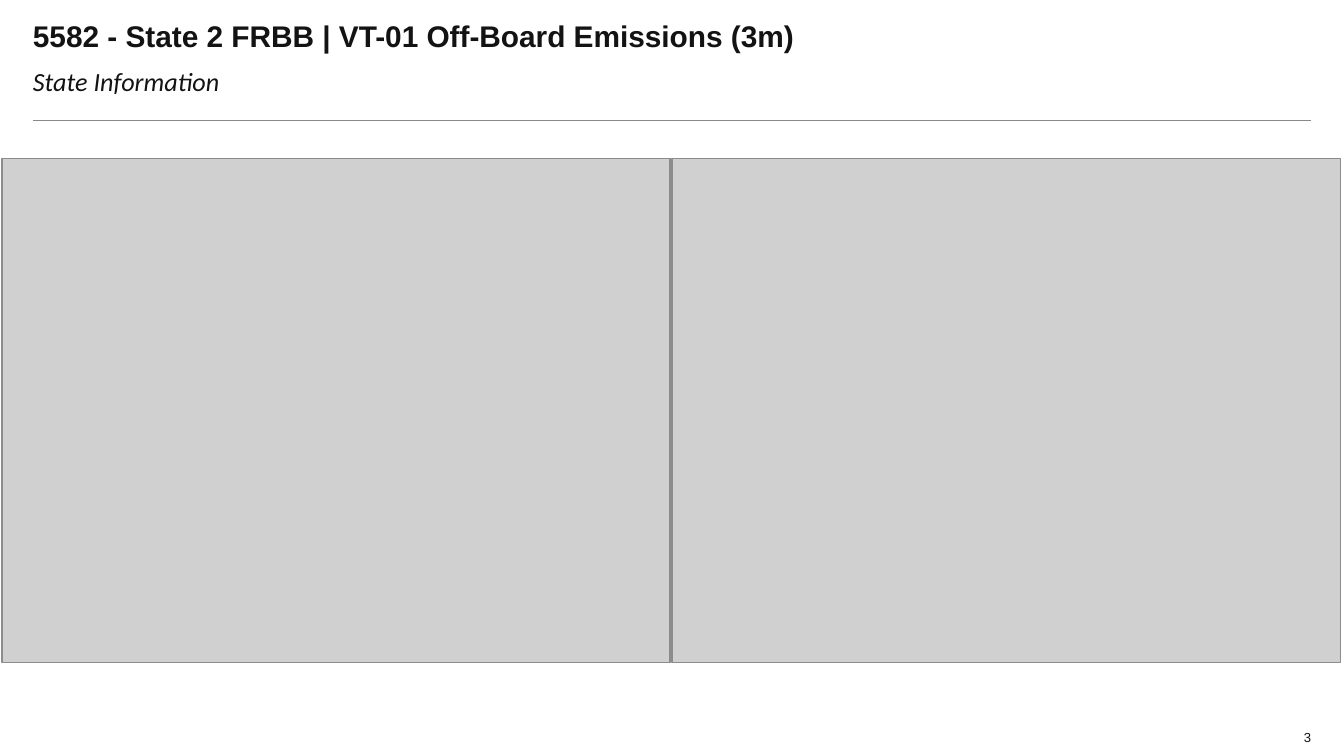
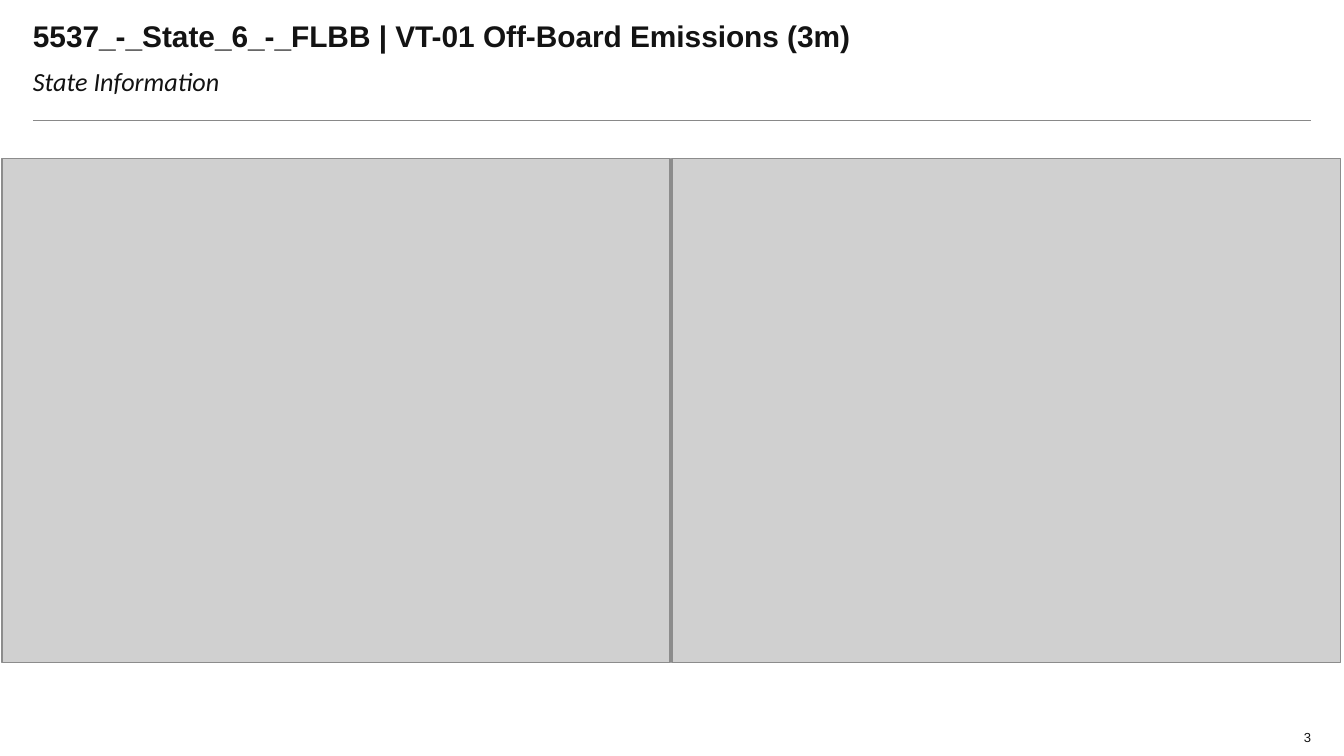
Before and after one commit to Laurapaws/graphGrabber, a slide deck: slide 3 of newDeck.pptx. Drawn at 1344x756 pixels with LibreOffice and Linux fonts; fonts in the diff are those of the drawing; grey boxes stand for pictures; background and template pictures are left out. Boxes give left, top, right and bottom in pixels: in the first picture for what was removed or moved away, otherwise in the second. Text is boxed around its words. In the diff, an @@ line names an element or a change of style, - is before the commit and + after.

```diff
--- a/newDeck.pptx
+++ b/newDeck.pptx
@@ title at <box>33,25,850,52</box>: text changed @@
-5582 - State 2 FRBB | VT-01 Off-Board Emissions (3m)
+5537_-_State_6_-_FLBB | VT-01 Off-Board Emissions (3m)
```
Also in this commit, not shown: 8 other slides changed, 5 other files.
